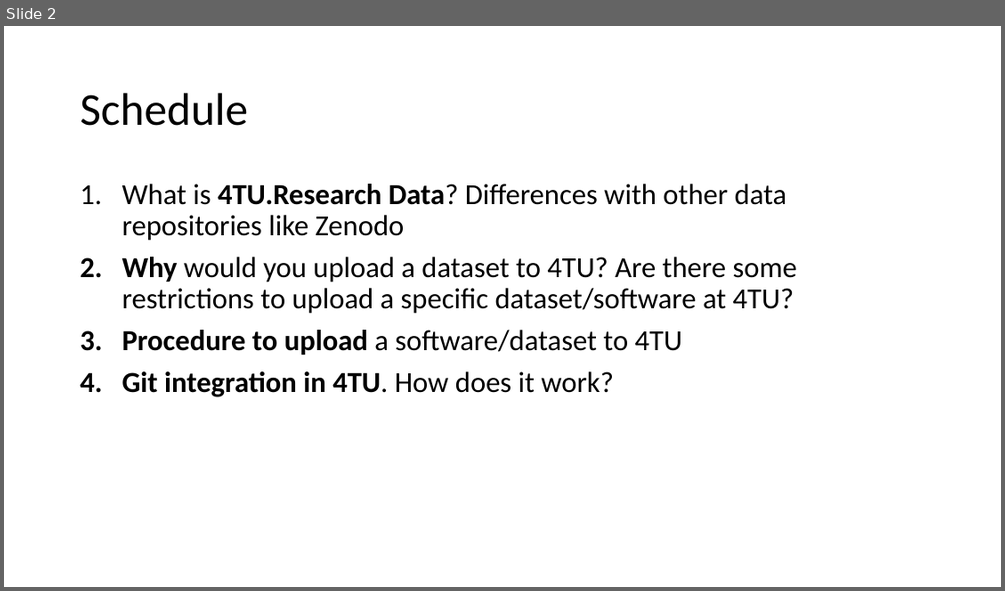
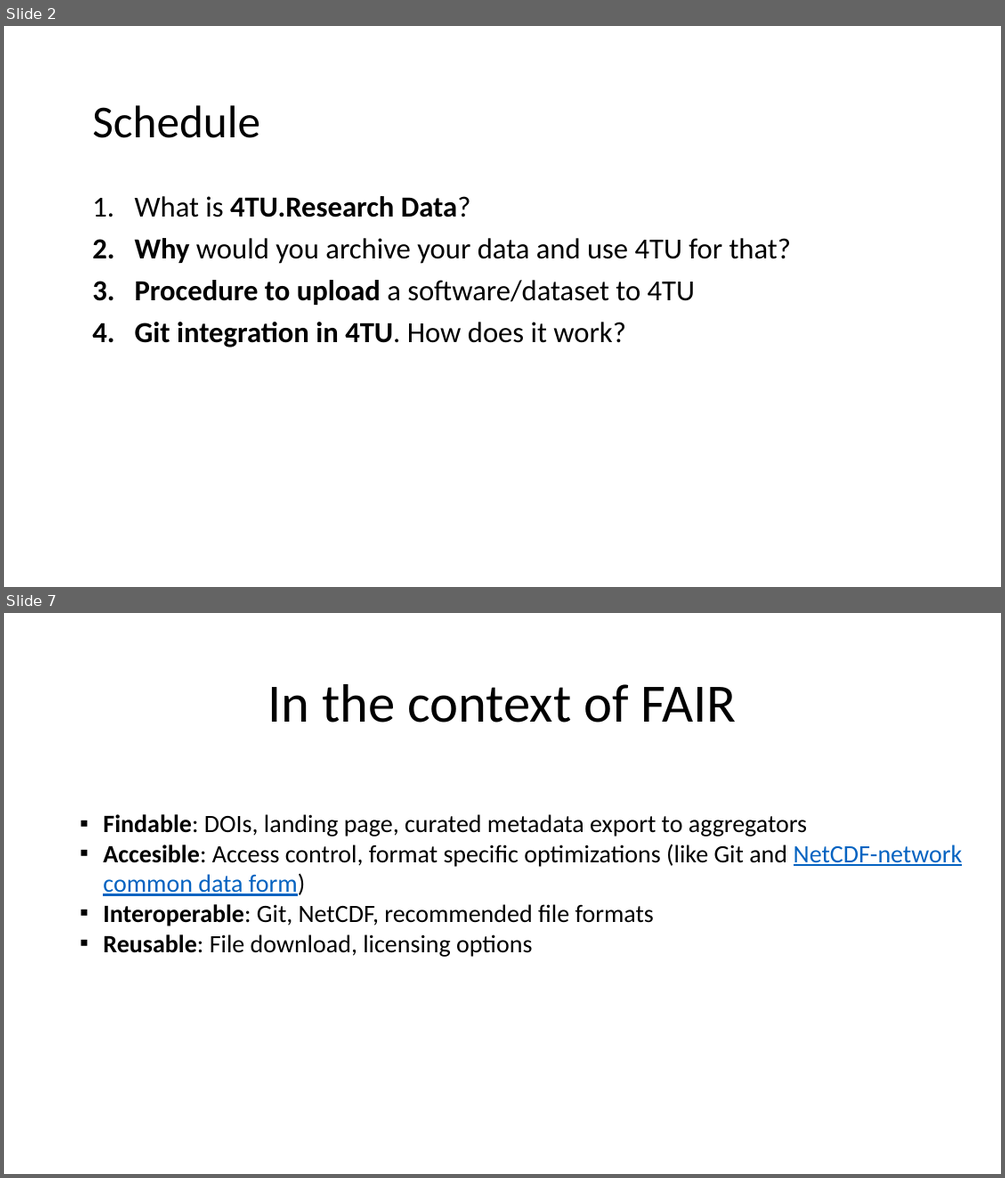
Before and after one commit to leilaicruz/Git4TUmembers_lesson, a slide deck: Get to know 4TU (day 2).pptx. Shown one above the other, each under a label of ours: slide 2 before the commit, slides 2 and 7 after it; the slides between them are not shown. The pictures are 1005x591 and 1005x1178 pixels, drawn with LibreOffice and Linux fonts; fonts in the diff are those of the drawing; background and template pictures are left out. Boxes give left, top, right and bottom in pixels: in the first picture for what was removed or moved away, otherwise in the second. Text is boxed around its words. In the diff, an @@ line names an element or a change of style, - is before the commit and + after.

```diff
--- a/Get to know 4TU (day 2).pptx
+++ b/Get to know 4TU (day 2).pptx
@@ slide 7 added at box(4, 613, 1001, 1174), background #FFFFFF @@
@@ title added at box(268, 684, 736, 722), 52 pt, text #000000 @@
+In the context of FAIR
@@ text added at box(103, 814, 963, 957), 24 pt, text #000000 @@
+▪ Findable: DOIs, landing page, curated metadata export to aggregators
+▪ Accesible: Access control, format specific optimizations (like Git and NetCDF-network common data form)
+▪ Interoperable: Git, NetCDF, recommended file formats
+▪ Reusable: File download, licensing options
@@ slide 2 changed as well @@
@@ text "Schedule": place and size @@
-text "Schedule" at box(80, 93, 248, 126)
+text "Schedule" at box(92, 105, 260, 138)
@@ text "What is 4TU.Research Data?": place and size @@
-text "What is 4TU.Research Data?" at box(122, 184, 797, 397)
+text "What is 4TU.Research Data?" at box(135, 196, 791, 347)
@@ text at box(135, 196, 791, 264): text changed @@
-1. What is 4TU.Research Data? Differences with other data repositories like Zenodo
-2. Why would you upload a dataset to 4TU? Are there some restrictions to upload a specific dataset/software at 4TU?
+1. What is 4TU.Research Data?
+2. Why would you archive your data and use 4TU for that?
```
Also in this commit, not shown: 2 other slides changed, 15 other slides added, 2 slides removed, 19 other files.
